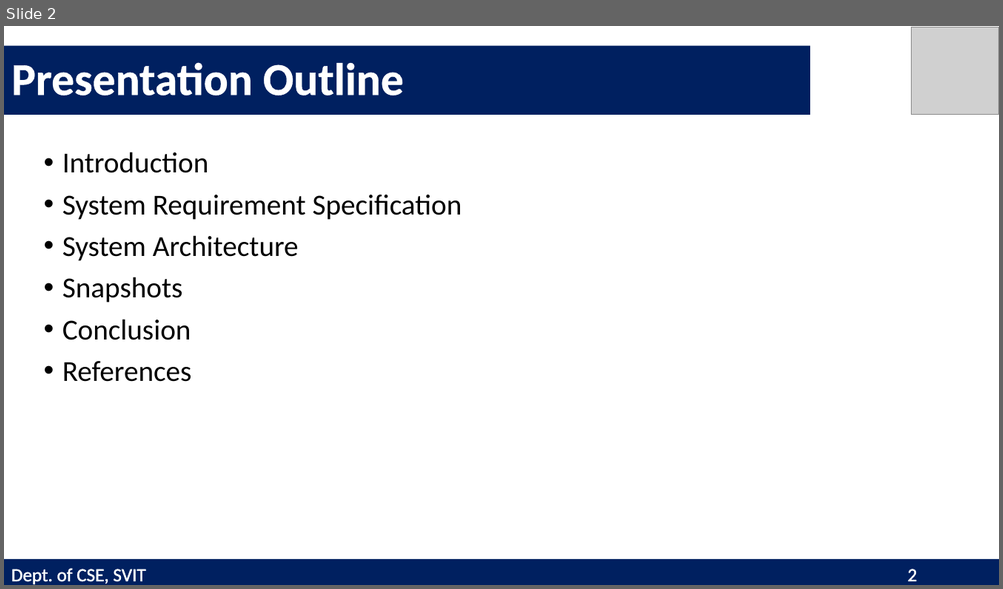
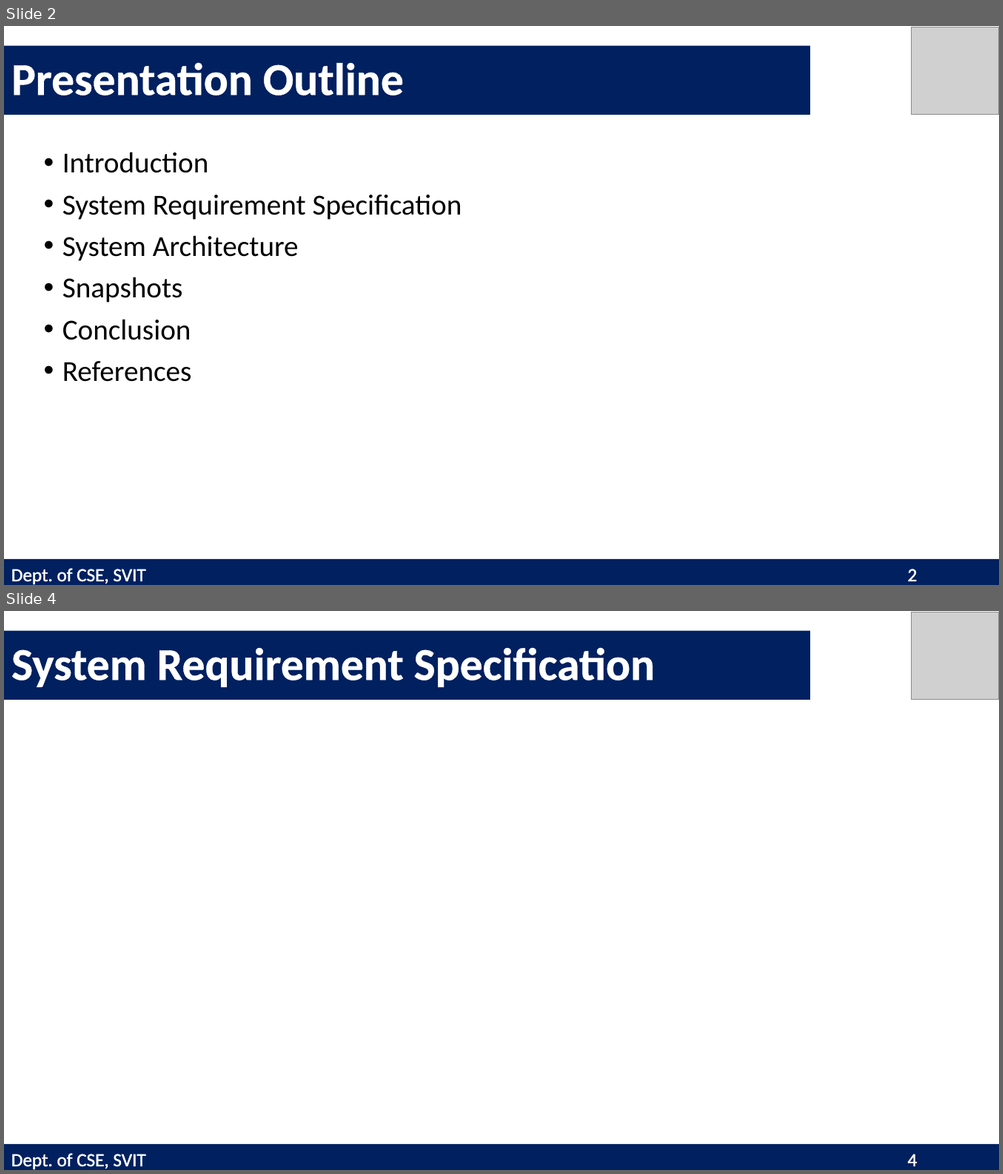
Before and after one commit to bhatvinayak/Win-Walk, a slide deck: Report/Web Lab mini project PPT format.pptx. Shown one above the other, each under a label of ours: slide 2 before the commit, slides 2 and 4 after it; the slides between them are not shown. The pictures are 1003x589 and 1003x1174 pixels, drawn with LibreOffice and Linux fonts; fonts in the diff are those of the drawing; grey boxes stand for pictures. Boxes give left, top, right and bottom in pixels: in the first picture for what was removed or moved away, otherwise in the second. Text is boxed around its words. In the diff, an @@ line names an element or a change of style, - is before the commit and + after.

```diff
--- a/Report/Web Lab mini project PPT format.pptx
+++ b/Report/Web Lab mini project PPT format.pptx
@@ slide 4 added at [4,611,999,1170], background #FFFFFF @@
@@ title added at [4,631,810,700], fill #002060, 44 pt, text #FFFFFF, bold @@
+System Requirement Specification
@@ picture added at [911,612,999,700] @@
@@ rectangle added at [4,1145,999,1170], fill #002060, 18 pt, text #FFFFFF @@
+Dept. of CSE, SVIT 4
```
Also in this commit, not shown: 1 slide changed, 5 other slides added, 4 other files.
